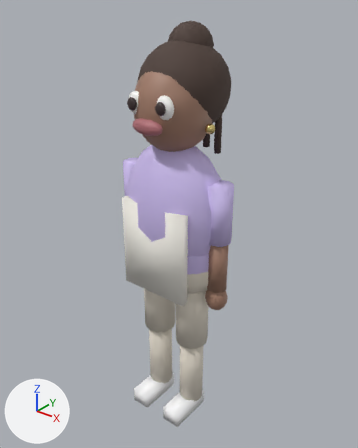
Renders of the glTF model web/public/models/ayanda.glb from each side of a commit.
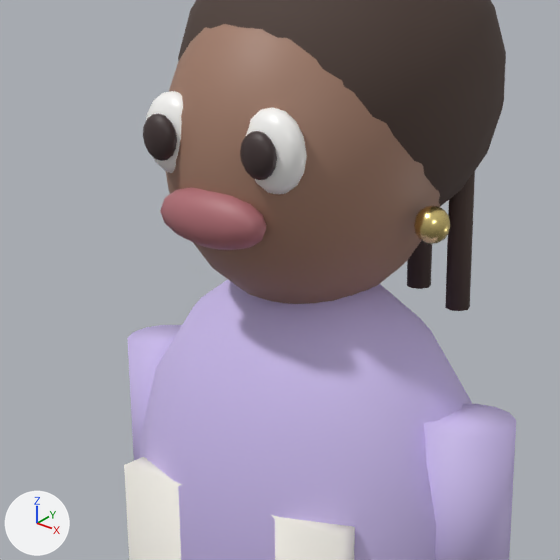
Old and new are each drawn whole from a camera (50 mm lens) standing at (1.509, -1.854, 2.366) and looking at (-0.025, 0.063, 1.177) and again close up on the part from 24% to 69% of the width and 14% to 50% of the height. Arrows for +X, +Y and +Z are at lower left; the lights stay in place. The first two pictures are the older version. Vertices at exactly the same position are counted once.

Objects in the first close-up: 'ayanda_body'.
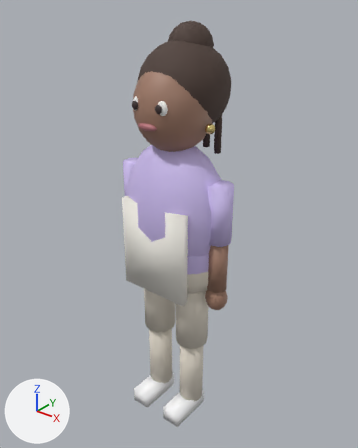
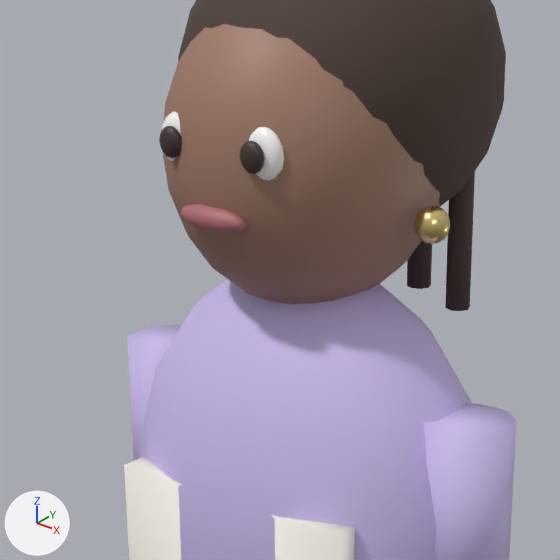
The change, as JSON lines over the scene's bpy script:
```json
{"block": "me_sphere", "where": "# used by ob_ayanda_body; location = (0.0, 0.0, 0.0)"}
{"op": "remove", "block": "me_sphere", "code": "me_sphere.from_pydata(...)  # 2128 vertices, 4128 faces; spans x -0.34..0.34, y -0.23..0.31, z 0.0..2.21"}
{"op": "add", "block": "me_sphere", "code": "me_sphere.from_pydata(...)  # 2128 vertices, 4128 faces; spans x -0.34..0.34, y -0.22..0.31, z 0.0..2.21"}
{"block": "me_sphere", "change": "me_sphere part 1: the loose piece of 100 vertices spanning x -0.13..-0.04, y -0.2..-0.15, z 1.82..1.92 is scaled about its middle by (0.68, 0.618, 0.68), then moved by (0.01, -0.01, 0.0)"}
{"block": "me_sphere", "change": "me_sphere part 2: the loose piece of 100 vertices spanning x 0.04..0.13, y -0.2..-0.15, z 1.82..1.92 is scaled about its middle by (0.68, 0.618, 0.68), then moved by (-0.02, -0.01, 0.0)"}
{"block": "me_sphere", "change": "me_sphere part 3: 230 of 2128 vertices moved; they spanned x -0.11..0.11, y -0.23..-0.17, z 1.74..1.9 and now span x -0.09..0.09, y -0.22..-0.18, z 1.76..1.89; mean shift (0.0, 0.0, 0.0); largest move (0.0, -0.2, 1.74) -> (0.01, -0.19, 1.79)"}
```

Pixel boxes [x1, y1, x2, y2] of what changed, in the close-ups (560 x 560 px; the box of a moved part takes in the faces that stretch with it):
```json
{"part": 1, "of": "me_sphere", "change": "moved or reshaped", "before": [146, 91, 183, 173], "after": [162, 112, 180, 161], "on screen": "mostly hidden afterwards"}
{"part": 2, "of": "me_sphere", "change": "moved or reshaped", "before": [246, 108, 307, 194], "after": [249, 127, 284, 180]}
{"part": 3, "of": "me_sphere", "change": "moved or reshaped", "before": [143, 113, 277, 250], "after": [159, 126, 264, 215]}
```
